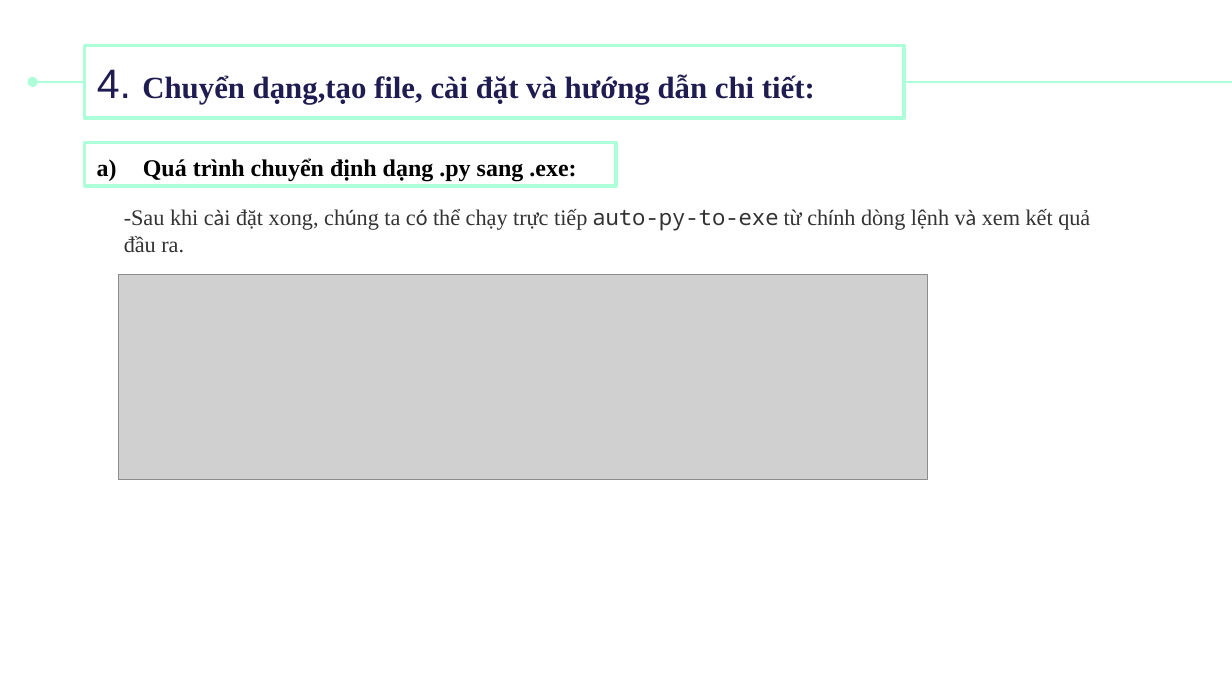
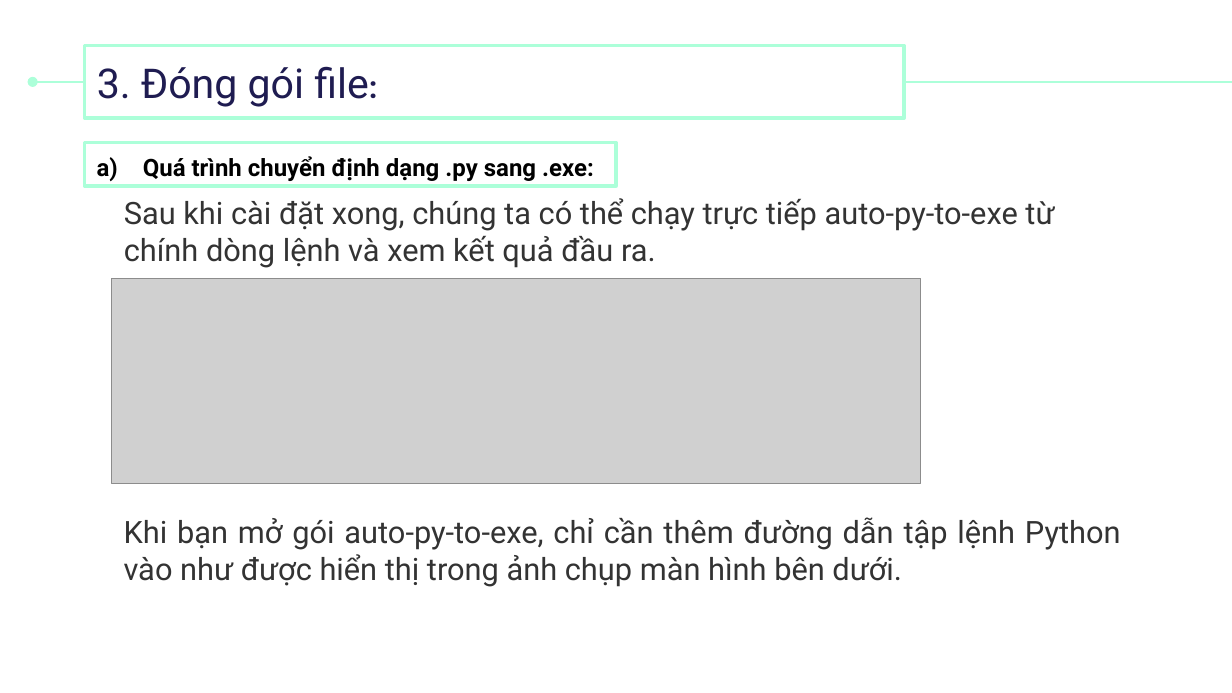
Before and after one commit to AnhVu12x08/LibraryManagement, a slide deck: slide 30 of Detaiso1_LTPYTHON.pptx (slide 17 before the commit). Drawn at 1232x693 pixels with LibreOffice and Linux fonts; fonts in the diff are those of the drawing; grey boxes stand for pictures. Boxes give left, top, right and bottom in pixels: in the first picture for what was removed or moved away, otherwise in the second. Text is boxed around its words. In the diff, an @@ line names an element or a change of style, - is before the commit and + after.

```diff
--- a/Detaiso1_LTPYTHON.pptx
+++ b/Detaiso1_LTPYTHON.pptx
@@ title at (x1=97, y1=66, x2=369, y2=107): text changed; size 18 to 24 pt; font Times New Roman to Roboto; bold off @@
-4. Chuyển dạng,tạo file, cài đặt và hướng dẫn chi tiết:
+3. Đóng gói file:
@@ rectangle "Quá trình chuyển định dạng ..." at (x1=85, y1=143, x2=616, y2=186): font Times New Roman to Roboto @@
@@ text at (x1=124, y1=198, x2=1054, y2=268): text changed; size 13 to 18 pt; font Times New Roman to Roboto @@
--Sau khi cài đặt xong, chúng ta có thể chạy trực tiếp auto-py-to-exe từ chính dòng lệnh và xem kết quả đầu ra.
+Sau khi cài đặt xong, chúng ta có thể chạy trực tiếp auto-py-to-exe từ chính dòng lệnh và xem kết quả đầu ra.
@@ picture moved from (x1=118, y1=275, x2=928, y2=479) to (x1=112, y1=278, x2=922, y2=483) @@
@@ text added at (x1=124, y1=517, x2=1121, y2=587), 18 pt, text #333333 @@
+Khi bạn mở gói auto-py-to-exe, chỉ cần thêm đường dẫn tập lệnh Python vào như được hiển thị trong ảnh chụp màn hình bên dưới.
```
Also in this commit, not shown: 16 other slides changed, 34 slides added, 13 slides removed, 2 other files.
